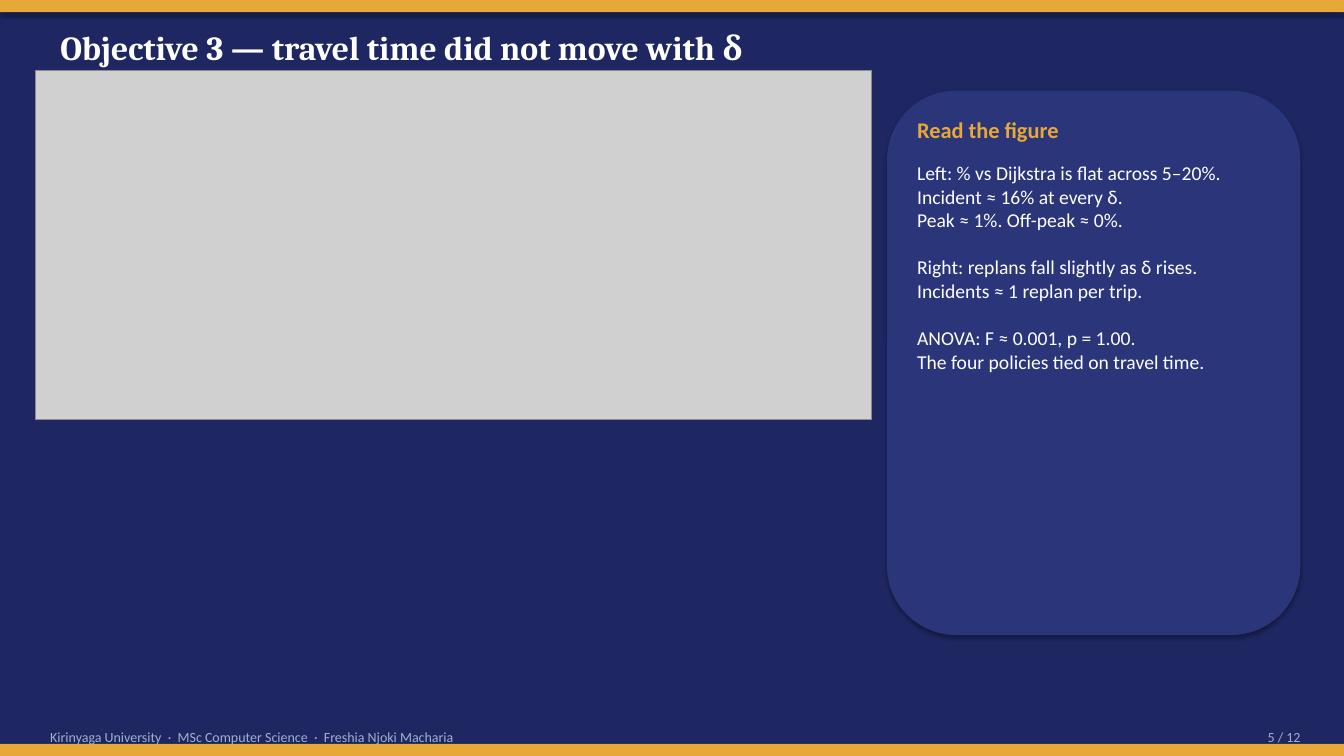
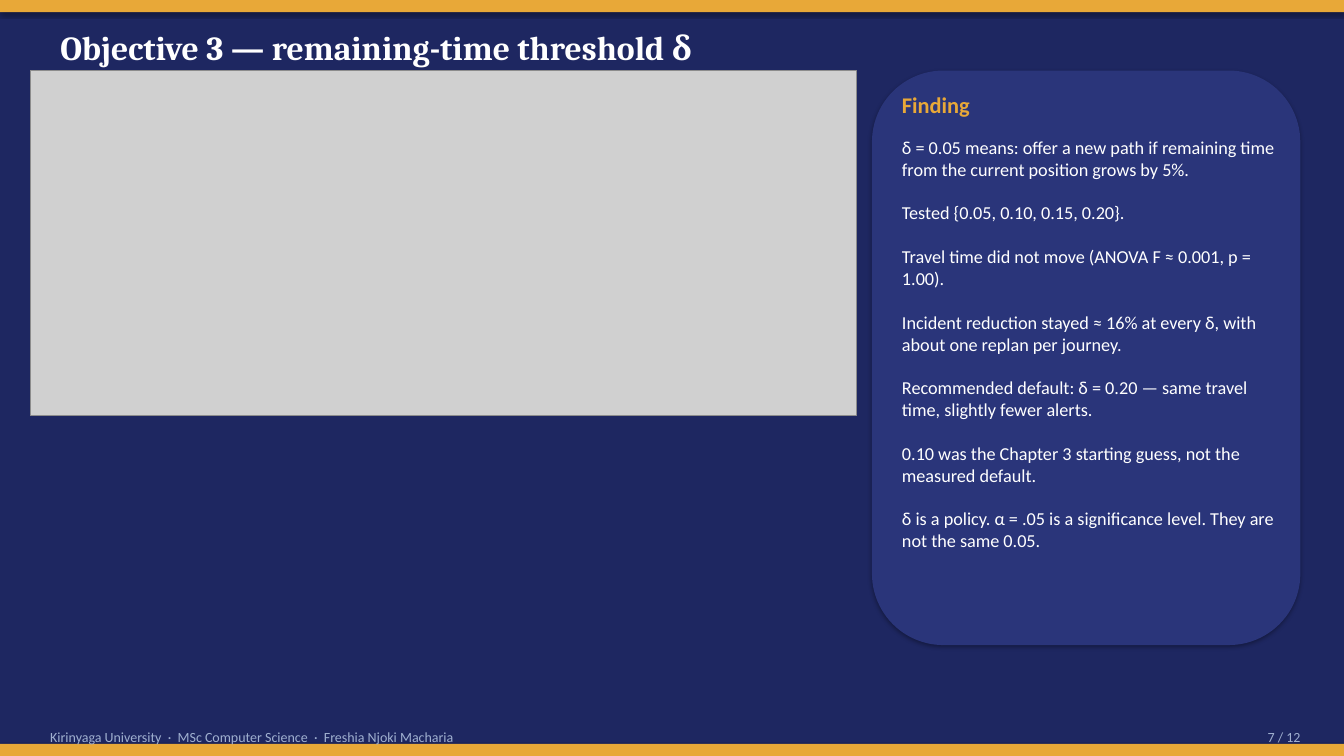
Before and after one commit to Freshia-Njoki/Emergency_Routing, a slide deck: slide 7 of docs/Freshia_Njoki_Obj34_Findings_Presentation.pptx (slide 5 before the commit). Drawn at 1344x756 pixels with LibreOffice and Linux fonts; fonts in the diff are those of the drawing; grey boxes stand for pictures. Boxes give left, top, right and bottom in pixels: in the first picture for what was removed or moved away, otherwise in the second. Text is boxed around its words. In the diff, an @@ line names an element or a change of style, - is before the commit and + after.

```diff
--- a/docs/Freshia_Njoki_Obj34_Findings_Presentation.pptx
+++ b/docs/Freshia_Njoki_Obj34_Findings_Presentation.pptx
@@ text at (x1=60, y1=34, x2=693, y2=68): text changed @@
-Objective 3 — travel time did not move with δ
+Objective 3 — remaining-time threshold δ
@@ picture resized from (x1=35, y1=71, x2=872, y2=419) to (x1=30, y1=71, x2=857, y2=415) @@
@@ rounded rectangle resized from (x1=887, y1=91, x2=1301, y2=635) to (x1=872, y1=71, x2=1301, y2=645) @@
@@ text at (x1=902, y1=97, x2=970, y2=117): text changed @@
-Read the figure
+Finding
@@ text at (x1=902, y1=141, x2=1274, y2=547): text changed; size 14 to 13 pt @@
-Left: % vs Dijkstra is flat across 5–20%.
-Incident ≈ 16% at every δ.
-Peak ≈ 1%. Off-peak ≈ 0%.
-Right: replans fall slightly as δ rises.
-Incidents ≈ 1 replan per trip.
-ANOVA: F ≈ 0.001, p = 1.00.
-The four policies tied on travel time.
+δ = 0.05 means: offer a new path if remaining time from the current position grows by 5%.
+Tested {0.05, 0.10, 0.15, 0.20}.
+Travel time did not move (ANOVA F ≈ 0.001, p = 1.00).
+Incident reduction stayed ≈ 16% at every δ, with about one replan per journey.
+Recommended default: δ = 0.20 — same travel time, slightly fewer alerts.
+0.10 was the Chapter 3 starting guess, not the measured default.
+δ is a policy. α = .05 is a significance level. They are not the same 0.05.
@@ text at (x1=1268, y1=733, x2=1300, y2=746): text changed @@
-5 / 12
+7 / 12
```
Also in this commit, not shown: 6 other slides changed, 5 slides added, 5 slides removed, 12 other files.
